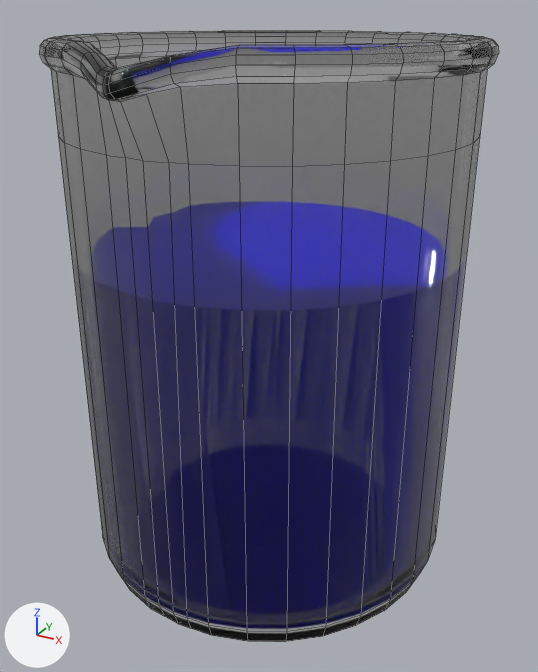
Two versions of the Blender file Assets/Models/beaker.blend, one commit apart.
The view is the same before and after, from a camera (50 mm lens) standing at (0.068, -0.1237, 0.11) and looking at (0.0018, -0.0034, 0.0499). Arrows for +X, +Y and +Z are at lower left; the lights stay in place. Mesh edges are drawn as thin lines.

Names of what the first picture shows: 'Beaker'.
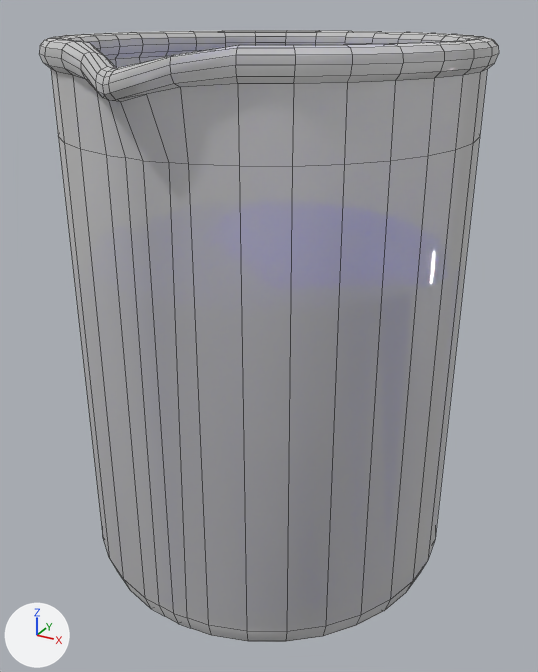
Where the newer file only moved an object's origin or applied its transform, the numbers keep the older frame.

Scene script edits in JSON lines:
```json
{"op": "add", "block": "mat_beakerglass", "code": "n1 = _N.new('ShaderNodeOutputMaterial'); n1.name = 'Material Output'"}
{"op": "add", "block": "mat_beakerglass", "code": "n2 = _N.new('ShaderNodeMixShader'); n2.name = 'Mix Shader'"}
{"op": "add", "block": "mat_beakerglass", "code": "n3 = _N.new('ShaderNodeBsdfPrincipled'); n3.name = 'Principled BSDF.001'"}
{"op": "add", "block": "mat_beakerglass", "code": "n3.distribution = 'GGX'"}
{"op": "add", "block": "mat_beakerglass", "code": "n3.subsurface_method = 'BURLEY'"}
{"op": "add", "block": "mat_beakerglass", "code": "n3.inputs[0].default_value = (1.0, 1.0, 1.0, 1.0)  # 'Base Color', white #ffffff"}
{"op": "add", "block": "mat_beakerglass", "code": "n3.inputs[2].default_value = 1.0  # 'Roughness'"}
{"block": "mat_beakerglass", "where": "n0 = _N.new('ShaderNodeBsdfPrincipled'); n0.name = 'Principled BSDF'"}
{"op": "remove", "block": "mat_beakerglass", "code": "n1 = _N.new('ShaderNodeOutputMaterial'); n1.name = 'Material Output'"}
{"op": "remove", "block": "mat_beakerglass", "code": "_L.new(n0.outputs[0], n1.inputs[0])  # 'BSDF' to 'Surface'"}
{"op": "add", "block": "mat_beakerglass", "code": "_L.new(n0.outputs[0], n2.inputs[1])  # 'BSDF' to 'Shader'"}
{"op": "add", "block": "mat_beakerglass", "code": "_L.new(n2.outputs[0], n1.inputs[0])  # 'Shader' to 'Surface'"}
{"op": "add", "block": "mat_beakerglass", "code": "_L.new(n3.outputs[0], n2.inputs[2])  # 'BSDF' to 'Shader'"}
{"block": "me_cylinder", "where": "me_cylinder.from_pydata(...)  # 680 vertices, 648 faces; spans x -0.93..0.93, y -1.06..0.93, z 0.0..2.11"}
{"block": "me_cylinder", "where": "# used by ob_beaker; location = (0.0, 0.0, 0.0); scale = (0.0422, 0.0422, 0.05)"}
{"block": "me_cylinder", "change": "me_cylinder part 1: edges marked sharp go from 394 to 300"}
```

What differs and where, as boxes [x1, y1, x2, y2] in the pictures (538 x 672 px):
```json
{"object": "Beaker", "change": "recoloured, shading changed", "before": [39, 30, 499, 642], "after": [39, 30, 499, 642]}
```
